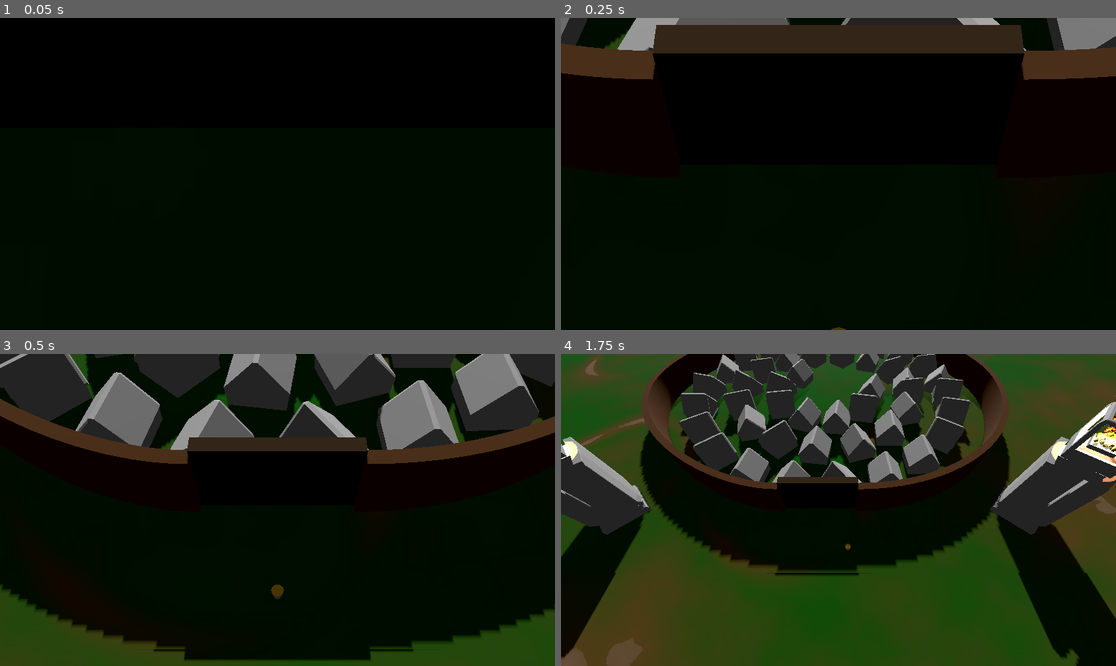
Above: before the commit, frames 1-4 (two rows, left to right).
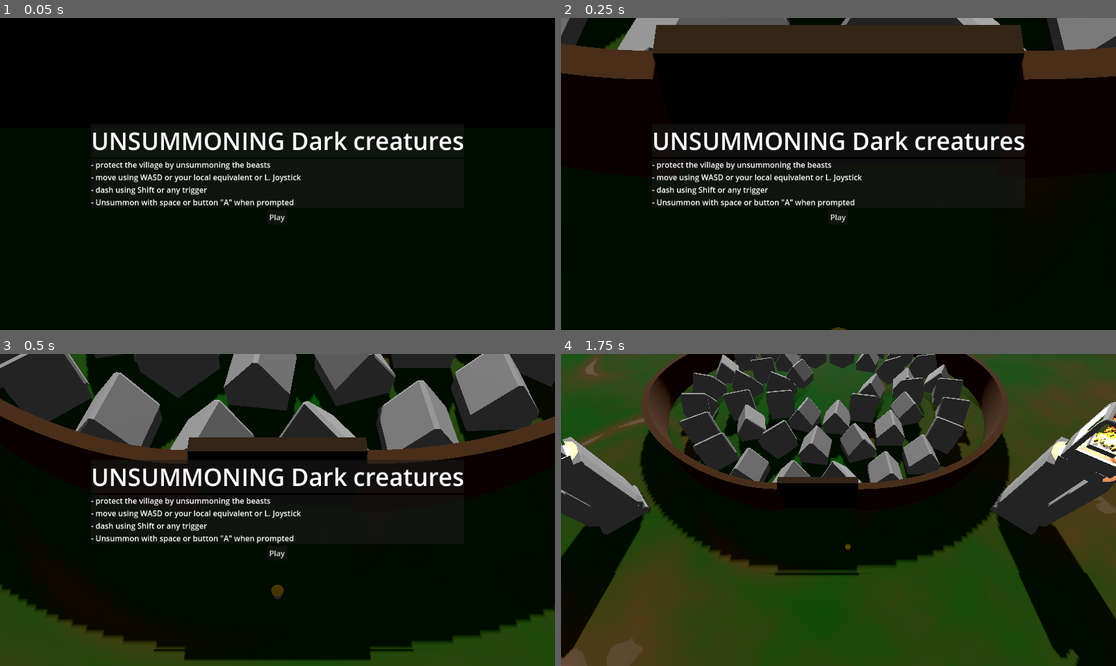
Above: after the commit, the same moments.

Repository: AngryCyboot/LD55
Game: Godot game, scene res://Main.tscn
The game is run twice, just before and just after one commit, with the same random seed, the same clock (stepped at 60 frames per second) and the same inputs.
Inputs (mouse positions are in pixels of both pictures, inside the frame that each line leads up to):
- Up to frame 1 (0.05 s): no input
- Up to frame 2 (0.25 s): no input
- Up to frame 3 (0.5 s): no input
- Up to frame 4 (1.75 s): click (838, 553) at 0.5 s, where only the run after the commit has a clickable "Play"; tap Enter (ui_accept) at 1.25, 1.52 s; move the mouse to (960, 494) at 1.27 s; hold D (East) from 1.28 s (still down); hold Shift (Dash) from 1.28 s (still down); click (960, 494) at 1.42 s

The runs differ from the first frame. In frame 1, 3.3% of the frame differs, in the area x 16-84%, y 36-66%; in frame 2, 3.3%; in frame 3, 3.4%, in the area x 16-84%, y 34-66%; in frame 4, nothing differs.

Commit message:
UI and fail state

Diff:
--- a/Character/Char.gd
+++ b/Character/Char.gd
@@ -23,24 +23,26 @@
 
 
 func _process(delta):
-	if alive:
-		#Update timers
-		if timer < dash_time:
-			timer += delta
-		if cooldown_timer < dash_cooldown_time:
-			cooldown_timer += delta
-		#Dash time ends, reset velocity
-		if timer >= dash_time:
-			var char_input : Vector2 = Input.get_vector("West", "East", "North", "South")
-			velocity = Vector3(char_input.x,0,char_input.y)*movement_speed
-		#Cooldown ok ? Enable dash
-		if cooldown_timer >= dash_cooldown_time:
-			ready_to_dash = true
+	var paused : bool = ProjectSettings.get_setting("specific/state/paused")
+	if not paused:
+		if alive:
+			#Update timers
+			if timer < dash_time:
+				timer += delta
+			if cooldown_timer < dash_cooldown_time:
+				cooldown_timer += delta
+			#Dash time ends, reset velocity
+			if timer >= dash_time:
+				var char_input : Vector2 = Input.get_vector("West", "East", "North", "South")
+				velocity = Vector3(char_input.x,0,char_input.y)*movement_speed
+			#Cooldown ok ? Enable dash
+			if cooldown_timer >= dash_cooldown_time:
+				ready_to_dash = true
 
-		move_and_slide()
-	else:
-		timer+=delta
-		respawn()
+			move_and_slide()
+		else:
+			timer+=delta
+			respawn()
 
 func _input(event):
 	if event.is_action_pressed("Dash") and ready_to_dash:
--- a/Ennemies/Attacks/LaserBeam.tscn
+++ b/Ennemies/Attacks/LaserBeam.tscn
@@ -36,9 +36,10 @@
 mesh = SubResource("SphereMesh_yn6qn")
 
 [node name="Area3D" type="Area3D" parent="LaserExplosion"]
+disable_mode = 2
 collision_layer = 2
 collision_mask = 9
-monitorable = false
+priority = 1
 
 [node name="CollisionShape3D" type="CollisionShape3D" parent="LaserExplosion/Area3D"]
 transform = Transform3D(1, 0, 0, 0, 1, 0, 0, 0, 1, 0, 1, 0)
--- a/Ennemies/Kaiju_brain.gd
+++ b/Ennemies/Kaiju_brain.gd
@@ -29,7 +29,7 @@
 		if light is SpotLight3D: lights.append(light)
 
 	_targetted = _targetted_scene.instantiate()
-	get_tree().root.add_child(_targetted)
+	get_tree().root.add_child.call_deferred(_targetted)
 
 
 func _exit_tree() -> void:
--- a/Main.gd
+++ b/Main.gd
@@ -2,6 +2,7 @@
 
 var boss_scene : PackedScene = preload("res://Ennemies/Boss.tscn")
 var sbire_scene :  PackedScene = preload("res://Ennemies/Sbire.tscn")
+var main_scene : PackedScene = preload("res://Main.tscn")
 
 @export var spawn_radius : float = 1000
 @export var spawn_time : float = 60
@@ -11,21 +12,28 @@
 @onready var timer : float = spawn_time - 5
 
 func _process(delta):
-	timer += delta
-	if timer > spawn_time :
-		var boss : Boss = boss_scene.instantiate()
-		var i : int = randi_range(3,5)
-		var angle : float = randf_range(0,TAU)
-		boss.position = Vector3(cos(angle),0,sin(angle))*spawn_radius
-		boss.rotate_y(-angle)
-		$Enemies.add_child(boss)
-		for x in i:
-			angle = float(x/float(i)) * TAU
-			var sbire : NavAgent = sbire_scene.instantiate()
-			boss.sbires.append(sbire)
-			sbire._my_boss = boss
-			var pos = Vector3(cos(angle),0,sin(angle))*60
-			boss.add_sibling(sbire)
-			sbire.global_position = pos + boss.global_position
-		_char.boss_spawned(boss)
-		timer = 0
+	var paused : bool = ProjectSettings.get_setting("specific/state/paused")
+	if not paused:
+		timer += delta
+		if timer > spawn_time :
+			var boss : Boss = boss_scene.instantiate()
+			var i : int = randi_range(3,5)
+			var angle : float = randf_range(0,TAU)
+			boss.position = Vector3(cos(angle),0,sin(angle))*spawn_radius
+			boss.rotate_y(-angle)
+			$Enemies.add_child(boss)
+			for x in i:
+				angle = float(x/float(i)) * TAU
+				var sbire : NavAgent = sbire_scene.instantiate()
+				boss.sbires.append(sbire)
+				sbire._my_boss = boss
+				var pos = Vector3(cos(angle),0,sin(angle))*60
+				boss.add_sibling(sbire)
+				sbire.global_position = pos + boss.global_position
+			_char.boss_spawned(boss)
+			timer = 0
+
+func reload():
+	get_tree().root.add_child(main_scene.instantiate())
+	ProjectSettings.set_setting("specific/state/paused",true)
+	queue_free()
--- a/Main.tscn
+++ b/Main.tscn
@@ -7,6 +7,7 @@
 [ext_resource type="Script" path="res://addons/phantom_camera/scripts/phantom_camera/phantom_camera_3D.gd" id="4_mt10q"]
 [ext_resource type="Script" path="res://addons/phantom_camera/scripts/resources/tween_resource.gd" id="5_eleqy"]
 [ext_resource type="PackedScene" uid="uid://vxbcgijnwukf" path="res://MainCam.tscn" id="6_kbuh7"]
+[ext_resource type="PackedScene" uid="uid://ddn10m5d3ys5r" path="res://ui.tscn" id="8_lbl87"]
 
 [sub_resource type="Environment" id="Environment_fxl0a"]
 adjustment_enabled = true
@@ -58,4 +59,6 @@
 current = true
 fov = 73.8038
 
+[node name="UI" parent="MainCam" instance=ExtResource("8_lbl87")]
+
 [node name="Enemies" type="Node3D" parent="."]
--- a/Map/CityPlaner.gd
+++ b/Map/CityPlaner.gd
@@ -6,7 +6,6 @@
 @onready var houses : MultiMesh = $".".multimesh
 
 func _ready():
-	var last_pos : Vector3 = Vector3.ZERO
 	var radius : float = village_radius
 	var x = 0
 	for i in houses.instance_count:
--- /dev/null
+++ b/Map/Totem.gd
@@ -0,0 +1,8 @@
+extends StaticBody3D
+
+func _process(_delta):
+	position=position
+
+func hit():
+	$"../../..".destroyed_totem()
+	$"..".queue_free()
--- a/Map/Totem.tscn
+++ b/Map/Totem.tscn
@@ -1,7 +1,8 @@
-[gd_scene load_steps=16 format=3 uid="uid://dgjwrwtls2s8l"]
+[gd_scene load_steps=17 format=3 uid="uid://dgjwrwtls2s8l"]
 
 [ext_resource type="Material" uid="uid://npry6wqsyid5" path="res://Material/RobotMat.tres" id="1_tqq4q"]
 [ext_resource type="ArrayMesh" uid="uid://c4w87s2bjwfmn" path="res://Map/Mesh/Pillar.obj" id="2_03fjg"]
+[ext_resource type="Script" path="res://Map/Totem.gd" id="3_j613c"]
 
 [sub_resource type="CylinderShape3D" id="CylinderShape3D_bhwoa"]
 height = 54.8148
@@ -69,8 +70,10 @@
 mesh = ExtResource("2_03fjg")
 
 [node name="Collision" type="StaticBody3D" parent="."]
+disable_mode = 2
 collision_layer = 8
 collision_mask = 35
+script = ExtResource("3_j613c")
 
 [node name="CollisionShape3D" type="CollisionShape3D" parent="Collision"]
 transform = Transform3D(1, 0, 0, 0, 1, 0, 0, 0, 1, 0, 21.7552, 0)
--- a/Map/Village.gd
+++ b/Map/Village.gd
@@ -1,4 +1,11 @@
 extends Node3D
+
+var totems: int = 4
 
 func spawn() -> Vector3:
 	return $SpawnPoint.global_position
+
+func destroyed_totem():
+	totems -=1
+	if totems ==0:
+		$"../MainCam/UI".failure()
--- a/project.godot
+++ b/project.godot
@@ -85,3 +85,4 @@
 enemies/sbire/min_distance_to_boss=30.0
 enemies/sbire/max_distance_to_boss=50.0
 enemies/char_attraction_distance=80.0
+state/paused=true
--- /dev/null
+++ b/ui.gd
@@ -0,0 +1,29 @@
+extends Control
+
+var button_labels : Array[String] = ["Play","Restart"]
+var title_labels : Array[String] = ["UNSUMMONING Dark creatures","You failed to defend the village"]
+var game_over : bool = false
+
+@onready var start_button : Button = $VBoxContainer/Button
+@onready var title : Label = $VBoxContainer/Title
+@onready var explanation : Label = $VBoxContainer/explanation
+
+func _ready():
+	title.text = title_labels[0]
+	start_button.text = button_labels[0]
+
+func failure() :
+	ProjectSettings.set_setting("specific/state/paused",true)
+	title.text = title_labels[1]
+	start_button.text = button_labels[1]
+	explanation.visible = false
+	$VBoxContainer.visible = true
+	$VBoxContainer/Button.visible = false
+	#game_over = true
+
+func play() :
+	if not game_over:
+		ProjectSettings.set_setting("specific/state/paused",false)
+		$VBoxContainer.visible = false
+	#else:
+		#$"../..".reload()
--- /dev/null
+++ b/ui.tscn
@@ -0,0 +1,66 @@
+[gd_scene load_steps=3 format=3 uid="uid://ddn10m5d3ys5r"]
+
+[ext_resource type="Script" path="res://ui.gd" id="1_vsby7"]
+
+[sub_resource type="LabelSettings" id="LabelSettings_7r10d"]
+font_size = 50
+
+[node name="UI" type="Control"]
+layout_mode = 3
+anchors_preset = 15
+anchor_right = 1.0
+anchor_bottom = 1.0
+grow_horizontal = 2
+grow_vertical = 2
+script = ExtResource("1_vsby7")
+
+[node name="VBoxContainer" type="VBoxContainer" parent="."]
+layout_mode = 1
+anchors_preset = 8
+anchor_left = 0.5
+anchor_top = 0.5
+anchor_right = 0.5
+anchor_bottom = 0.5
+offset_left = -218.0
+offset_top = -104.5
+offset_right = 218.0
+offset_bottom = 104.5
+grow_horizontal = 2
+grow_vertical = 2
+alignment = 1
+
+[node name="Title" type="Label" parent="VBoxContainer"]
+layout_mode = 2
+label_settings = SubResource("LabelSettings_7r10d")
+
+[node name="Panel" type="Panel" parent="VBoxContainer/Title"]
+z_index = -1
+layout_mode = 1
+anchors_preset = 15
+anchor_right = 1.0
+anchor_bottom = 1.0
+grow_horizontal = 2
+grow_vertical = 2
+
+[node name="explanation" type="Label" parent="VBoxContainer"]
+layout_mode = 2
+text = "- protect the village by unsummoning the beasts
+- move using WASD or your local equivalent or L. Joystick
+- dash using Shift or any trigger
+- Unsummon with space or button \"A\" when prompted"
+
+[node name="Panel" type="Panel" parent="VBoxContainer/explanation"]
+z_index = -1
+layout_mode = 1
+anchors_preset = 15
+anchor_right = 1.0
+anchor_bottom = 1.0
+grow_horizontal = 2
+grow_vertical = 2
+
+[node name="Button" type="Button" parent="VBoxContainer"]
+layout_mode = 2
+size_flags_horizontal = 4
+text = "restart"
+
+[connection signal="pressed" from="VBoxContainer/Button" to="." method="play"]
Not shown: 1 places in Ennemies/Boss.tscn that only renumber resources
Not shown: 1 places in Main.tscn that only renumber resources
